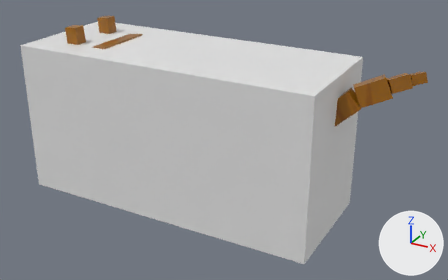
Renders of the FBX model Assets/Prefabs/Cat.fbx from each side of a commit.
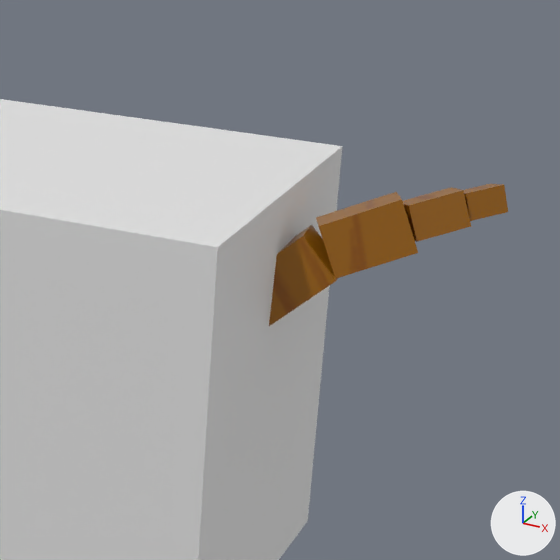
Old and new are each drawn whole from a 50 mm lens placed at (0.503, -0.794, 0.511), pointed at (0.068, -0.003, 0.115) and again close up on the part from 51% to 100% of the width and 0% to 78% of the height. Lighting does not change. The marker at lower right points along +X, +Y and +Z. The last two pictures show the newer version. Where no turn or scale is listed for an object, it has been applied to the vertices.

Before the edit, the objects in view are built like this:
```python
me_cube = bpy.data.meshes.new('Cube')
me_cube.from_pydata(...)  # a box spanning x -0.25..0.25, y -0.1..0.1, z -0.125..0.125
me_cube_007 = bpy.data.meshes.new('Cube.007')
me_cube_007.from_pydata(...)  # a box spanning x -0.0225..0.0225, y -0.015..0.015, z -0.015..0.015
me_cube_007.materials.append(mat_material)
me_cube_008 = bpy.data.meshes.new('Cube.008')
me_cube_008.from_pydata(...)  # a box spanning x -0.0225..0.0225, y -0.015..0.015, z -0.015..0.015
me_cube_008.materials.append(mat_material)
me_cube_009 = bpy.data.meshes.new('Cube.009')
me_cube_009.from_pydata(...)  # a box spanning x -0.015..0.015, y -0.01..0.01, z -0.01..0.01
me_cube_009.materials.append(mat_material)
me_cube_010 = bpy.data.meshes.new('Cube.010')
me_cube_010.from_pydata(...)  # a box spanning x -0.0113..0.0113, y -0.0075..0.0075, z -0.0075..0.0075
me_cube_010.materials.append(mat_material)
ob_cube = bpy.data.objects.new('Cube', me_cube)
ob_cube.location = (0.0, 0.0, 0.125)
ob_schwanz_001 = bpy.data.objects.new('Schwanz.001', me_cube_007)
ob_schwanz_001.location = (0.254, 0.0068, 0.2009)
ob_schwanz_001.rotation_euler = (-0.138, -0.728, 0.241)  # degrees (-7.9, -42, 14)
ob_schwanz_002 = bpy.data.objects.new('Schwanz.002', me_cube_008)
ob_schwanz_002.location = (0.2894, 0.0223, 0.2256)
ob_schwanz_002.rotation_euler = (-0.179, -0.364, 0.418)  # degrees (-10, -21, 24)
ob_schwanz_003 = bpy.data.objects.new('Schwanz.003', me_cube_009)
ob_schwanz_003.location = (0.3206, 0.039, 0.2374)
ob_schwanz_003.rotation_euler = (-0.235, -0.257, 0.601)  # degrees (-13, -15, 34)
ob_schwanz_004 = bpy.data.objects.new('Schwanz.004', me_cube_010)
ob_schwanz_004.location = (0.3407, 0.0548, 0.2429)
ob_schwanz_004.rotation_euler = (-0.265, -0.146, 0.749)  # degrees (-15, -8.4, 43)
```
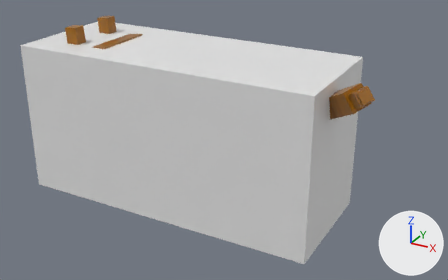
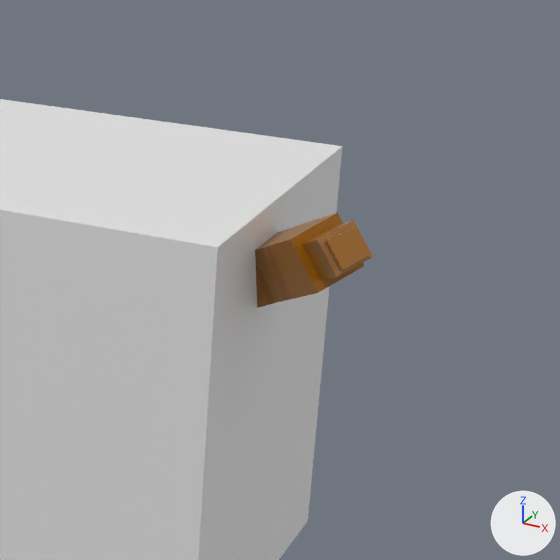
Changed parts and their boxes (x1, y1, x2, y2) in the close-ups (560 x 560 px):
```json
{"object": "Schwanz.002", "change": "moved, turned", "before": [316, 192, 418, 278], "after": [255, 213, 365, 302]}
{"object": "Schwanz.001", "change": "moved, turned", "before": [269, 225, 338, 326], "after": [256, 227, 293, 308]}
{"object": "Schwanz.003", "change": "moved, turned", "before": [403, 187, 471, 242], "after": [303, 220, 373, 280]}
{"object": "Schwanz.004", "change": "moved, turned", "before": [463, 184, 508, 221], "after": [324, 226, 372, 270]}
```

The change, as JSON lines over the scene's bpy script:
```json
{"op": "set", "path": "ob_schwanz_002.location", "old": "(0.2894, 0.0223, 0.2256)", "new": "(0.2774, -0.0435, 0.2309)"}
{"op": "set", "path": "ob_schwanz_002.rotation_euler", "old": "(-0.179, -0.364, 0.418)", "new": "(0.36, -0.466, -0.753)", "note": "degrees (-10, -21, 24) -> degrees (21, -27, -43)"}
{"op": "set", "path": "ob_schwanz_003.location", "old": "(0.3206, 0.039, 0.2374)", "new": "(0.2995, -0.0688, 0.247)"}
{"op": "set", "path": "ob_schwanz_003.rotation_euler", "old": "(-0.235, -0.257, 0.601)", "new": "(0.465, -0.413, -0.998)", "note": "degrees (-13, -15, 34) -> degrees (27, -24, -57)"}
{"op": "set", "path": "ob_schwanz_004.location", "old": "(0.3407, 0.0548, 0.2429)", "new": "(0.3107, -0.0902, 0.2569)"}
{"op": "set", "path": "ob_schwanz_004.rotation_euler", "old": "(-0.265, -0.146, 0.749)", "new": "(0.544, -0.351, -1.21)", "note": "degrees (-15, -8.4, 43) -> degrees (31, -20, -69)"}
{"op": "set", "path": "ob_schwanz_001.location", "old": "(0.254, 0.0068, 0.2009)", "new": "(0.2462, -0.0187, 0.2102)"}
{"op": "set", "path": "ob_schwanz_001.rotation_euler", "old": "(-0.138, -0.728, 0.241)", "new": "(0.283, -0.49, -0.586)", "note": "degrees (-7.9, -42, 14) -> degrees (16, -28, -34)"}
```
